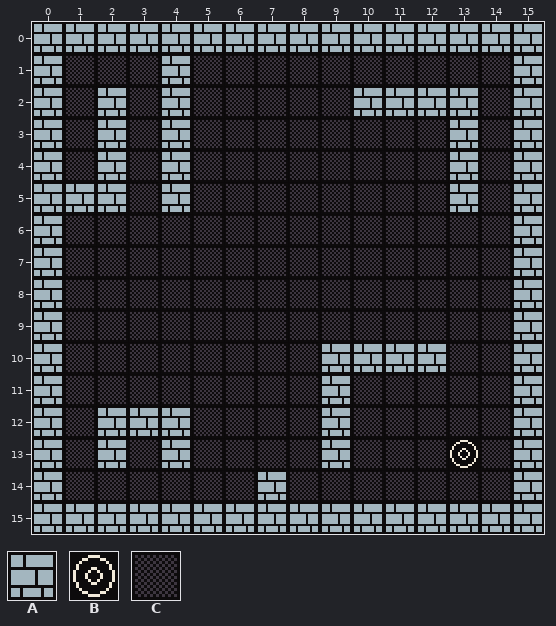
Tiled map, stored at MonoGameTest.Client/Content/first.tmx. This is how it looked before the edit.
Cells are 16x16 px. Shown: x 0..15, y 0..15.
Key: from "walls": A 0, B 1, C 8.
_ is an empty cell, # one hidden under a higher layer.
Layer "walls" before, first column x 0:
 0 AAAAAAAAAAAAAAAA
 1 ACCCACCCCCCCCCCA
 2 ACACACCCCCAAAACA
 3 ACACACCCCCCCCACA
 4 ACACACCCCCCCCACA
 5 AAACACCCCCCCCACA
 6 ACCCCCCCCCCCCCCA
 7 ACCCCCCCCCCCCCCA
 8 ACCCCCCCCCCCCCCA
 9 ACCCCCCCCCCCCCCA
10 ACCCCCCCCAAAACCA
11 ACCCCCCCCACCCCCA
12 ACAAACCCCACCCCCA
13 ACACACCCCACCC#CA
14 ACCCCCCACCCCCCCA
15 AAAAAAAAAAAAAAAA
Now the later version:
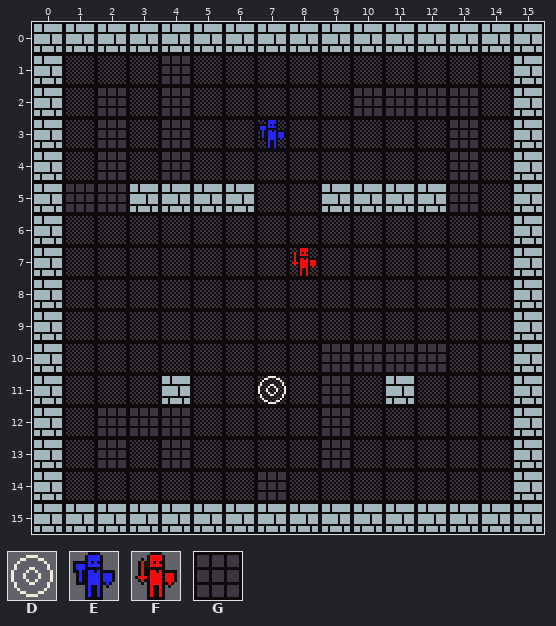
Further tiles: from "characters": D 0, E 3, F 4; from "walls": G 9.
What changed:
Layer "walls":
The edit turns tile C into tile A in row 5 at x 3, 5 to 6 and 9 to 12; in row 11 at x 4 and 11.
The edit turns tile A into tile G in row 1 at x 4; in row 2 at x 2, 4 and 10 to 13; in rows 3 to 4 at x 2, 4 and 13; in row 5 at x 1 to 2 and 13; in row 10 at x 9 to 12; in row 11 at x 9.
The edit turns tile A into tile G in row 12 at x 2 to 4 and 9; in row 13 at x 2, 4 and 9; in row 14 at x 7.
Layer "characters":
There is now tile D in row 11 at x 7.
There is now tile E in row 3 at x 7.
There is now tile F in row 7 at x 8.
Tile B is gone in row 13 at x 13.
